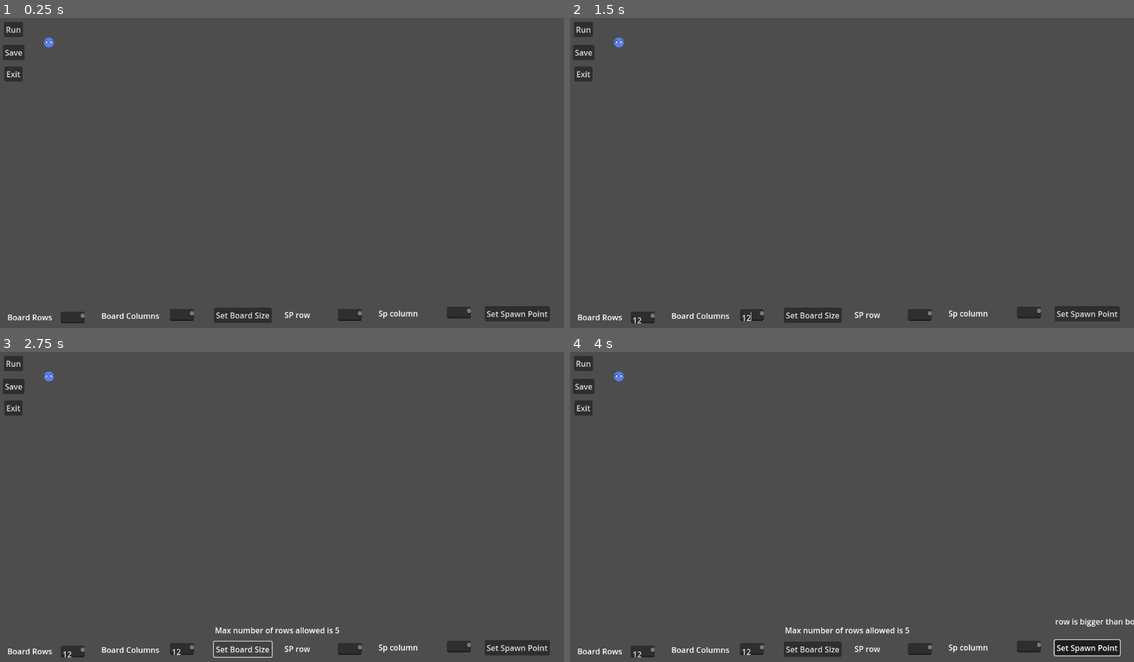
Above: before the commit, frames 1-4 (two rows, left to right).
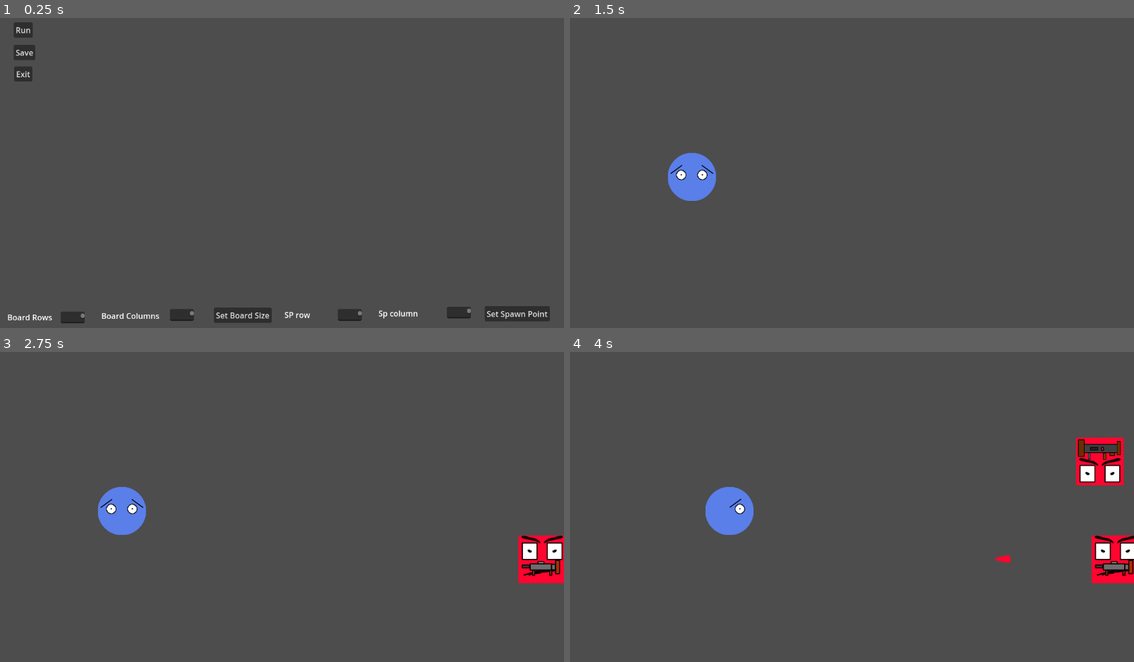
Above: after the commit, the same moments.

Repository: Killfreek/Rats
Game: Godot game, scene res://Levels/LevelMaker.tscn
The game is run twice, just before and just after one commit, with the same random seed, the same clock (stepped at 60 frames per second) and the same inputs. This scene is started directly instead of the project's main scene.
Inputs (mouse positions are in pixels of both pictures, inside the frame that each line leads up to):
- Up to frame 1 (0.25 s): no input
- Up to frame 2 (1.5 s): click (643, 318) at 0.52 s; type "12" at 0.6 s; click (750, 315) at 0.75 s; type "12" at 0.83 s; click "Run" at 1.25 s
- Up to frame 3 (2.75 s): click (242, 649) at 2 s, where only the run before the commit has a clickable "Set Board Size"
- Up to frame 4 (4 s): click (1088, 646) at 2.75 s, where only the run before the commit has a clickable "Set Spawn Point"; hold D (MoveRight) from 3.53 s (still down); hold Space (SpawnPlayer) from 3.53 s (still down)

The runs differ from the first frame. In frame 1, 0.6% of the frame differs, in the area x 0-10%, y 1-21%; in frame 2, 3.4%; in frame 3, 4.6%; in frame 4, 6.3%, in the area x 0-100%, y 1-99%.

Commit message:
can now click run on level maker and will show scene wconfigured board

Diff:
--- a/GUIScripts/LevelEditorMenu.gd
+++ b/GUIScripts/LevelEditorMenu.gd
@@ -1,12 +1,12 @@
 extends Node
 
-@export var levelCreator : Node;
+@export var levelAssembler : Node;
 
 func _on_exit_btn_pressed():
 	get_tree().change_scene_to_file("res://Levels/StartMenu.tscn");
 
 func _on_run_btn_pressed():
-	pass # Replace with function body.
+	levelAssembler.RunLevel();
 
 func _on_save_btn_pressed():
 	pass # Replace with function body.
@@ -34,7 +34,7 @@
 		errorLabelNode.text = "Max number of columns allowed is 12";
 		return;
 
-	levelCreator.createBoard(rows,columns);
+	levelAssembler.createBoard(rows,columns);
 
 
 func _on_place_spawn_point_btn_pressed():
@@ -47,6 +47,6 @@
 	var rowSPPoint = rowSPPointNode.text.to_int() - 1;
 	var columnSPPoint = colSPPointNode.text.to_int() - 1;
 
-	var result = levelCreator.setSpawnPoint(rowSPPoint, columnSPPoint);
+	var result = levelAssembler.setSpawnPoint(rowSPPoint, columnSPPoint);
 	if 	!result[0]:
 		errorLabelNode.text = result[1];
--- /dev/null
+++ b/Levels/LevelCreatorTester.tscn
@@ -0,0 +1,129 @@
+[gd_scene load_steps=22 format=3 uid="uid://d0qk0i5jnbcm0"]
+
+[ext_resource type="Script" path="res://Scripts/LevelCreator.gd" id="1_flix3"]
+[ext_resource type="Script" path="res://Player/PlayerSpawnController.gd" id="1_fsalg"]
+[ext_resource type="PackedScene" uid="uid://b2vihdt08h1js" path="res://Player/player.tscn" id="2_f8cuk"]
+[ext_resource type="PackedScene" uid="uid://vinji51364t8" path="res://Levels/InGameMenu.tscn" id="3_oadbb"]
+[ext_resource type="Texture2D" uid="uid://3acj24ecna82" path="res://Sprites/Background/GrassTials.png" id="4_kif0k"]
+[ext_resource type="Texture2D" uid="uid://bg4ep5mdydjkw" path="res://Sprites/Background/WallTexture1.png" id="5_0rbdn"]
+[ext_resource type="Texture2D" uid="uid://dud2b2uvxeree" path="res://Sprites/Background/WallTexture2.png" id="6_roouv"]
+[ext_resource type="Script" path="res://Levels/TileMapController.gd" id="7_tcc1d"]
+[ext_resource type="Script" path="res://EnemyBots/EnemySpawnController.gd" id="8_eda62"]
+[ext_resource type="PackedScene" uid="uid://cn6sy13cm2suv" path="res://EnemyBots/Npcs/EnemywithCatapult.tscn" id="9_ga7wq"]
+[ext_resource type="PackedScene" uid="uid://bi28dgfpt004" path="res://EnemyBots/Npcs/EnemywithGun.tscn" id="10_b66ai"]
+[ext_resource type="PackedScene" uid="uid://1ft0pw3n37f7" path="res://EnemyBots/Npcs/EnemywithRocket.tscn" id="11_4vyar"]
+
+[sub_resource type="RectangleShape2D" id="RectangleShape2D_ricxn"]
+size = Vector2(20, 513)
+
+[sub_resource type="TileMapPattern" id="TileMapPattern_vr46u"]
+tile_data = PackedInt32Array(0, 7, 0)
+
+[sub_resource type="TileMapPattern" id="TileMapPattern_ccwgg"]
+tile_data = PackedInt32Array(0, 65543, 0)
+
+[sub_resource type="TileMapPattern" id="TileMapPattern_m5412"]
+tile_data = PackedInt32Array(0, 7, 1)
+
+[sub_resource type="TileMapPattern" id="TileMapPattern_1vqw2"]
+tile_data = PackedInt32Array(0, 65543, 1)
+
+[sub_resource type="TileSetAtlasSource" id="TileSetAtlasSource_2fa46"]
+texture = ExtResource("4_kif0k")
+texture_region_size = Vector2i(100, 100)
+0:0/0 = 0
+1:0/0 = 0
+0:1/0 = 0
+1:1/0 = 0
+
+[sub_resource type="TileSetAtlasSource" id="TileSetAtlasSource_t7ncy"]
+texture = ExtResource("5_0rbdn")
+texture_region_size = Vector2i(100, 100)
+0:0/0 = 0
+1:0/0 = 0
+0:1/0 = 0
+1:1/0 = 0
+
+[sub_resource type="TileSetAtlasSource" id="TileSetAtlasSource_b2jmy"]
+texture = ExtResource("6_roouv")
+texture_region_size = Vector2i(100, 100)
+0:0/0 = 0
+1:0/0 = 0
+0:1/0 = 0
+1:1/0 = 0
+
+[sub_resource type="TileSet" id="TileSet_xq86r"]
+tile_size = Vector2i(100, 100)
+sources/7 = SubResource("TileSetAtlasSource_2fa46")
+sources/8 = SubResource("TileSetAtlasSource_t7ncy")
+sources/9 = SubResource("TileSetAtlasSource_b2jmy")
+pattern_0 = SubResource("TileMapPattern_vr46u")
+pattern_1 = SubResource("TileMapPattern_ccwgg")
+pattern_2 = SubResource("TileMapPattern_m5412")
+pattern_3 = SubResource("TileMapPattern_1vqw2")
+
+[node name="LevelCreatorTester" type="Node" node_paths=PackedStringArray("tileMap", "playerController", "enemyController")]
+script = ExtResource("1_flix3")
+tileMap = NodePath("TileMap")
+playerController = NodePath("PlayerController")
+enemyController = NodePath("EnemySpawnLocations")
+
+[node name="Camera2D" type="Camera2D" parent="."]
+position = Vector2(577, 249)
+
+[node name="DeleteZone" type="Area2D" parent="."]
+position = Vector2(-50, 0)
+
+[node name="CollisionShape2D" type="CollisionShape2D" parent="DeleteZone"]
+position = Vector2(0, 246.5)
+shape = SubResource("RectangleShape2D_ricxn")
+
+[node name="PlayerController" type="Node2D" parent="." node_paths=PackedStringArray("PlayerAreaTopLeftCorner", "PlayerAreaBottomRightCorner", "EnemySpawnController")]
+script = ExtResource("1_fsalg")
+player = ExtResource("2_f8cuk")
+playerSpawnLocation = Vector2(250, 250)
+PlayerAreaTopLeftCorner = NodePath("PlayerAreaTopLeft")
+PlayerAreaBottomRightCorner = NodePath("PlayerAreaBottomRight")
+EnemySpawnController = NodePath("../EnemySpawnLocations")
+
+[node name="PlayerAreaTopLeft" type="Node2D" parent="PlayerController"]
+
+[node name="PlayerAreaBottomRight" type="Node2D" parent="PlayerController"]
+position = Vector2(501, 501)
+
+[node name="InGameMenu" parent="." instance=ExtResource("3_oadbb")]
+top_level = true
+
+[node name="TileMap" type="TileMap" parent="."]
+tile_set = SubResource("TileSet_xq86r")
+format = 2
+layer_0/name = "Light"
+layer_1/name = "Dark"
+layer_1/tile_data = PackedInt32Array()
+script = ExtResource("7_tcc1d")
+
+[node name="EnemySpawnLocations" type="Node2D" parent="." node_paths=PackedStringArray("spawnLocations", "tileMap")]
+position = Vector2(1150, 49)
+script = ExtResource("8_eda62")
+spawnLocations = [NodePath("EnemySpawnLocation1"), NodePath("EnemySpawnLocation2"), NodePath("EnemySpwanLocation3"), NodePath("EnemySpwanLocation4"), NodePath("EnemySpwanLocation5")]
+enemyScene = Array[PackedScene]([ExtResource("9_ga7wq"), ExtResource("10_b66ai"), ExtResource("11_4vyar")])
+tileMap = NodePath("../TileMap")
+
+[node name="EnemySpawnLocation1" type="Node2D" parent="EnemySpawnLocations"]
+
+[node name="EnemySpawnLocation2" type="Node2D" parent="EnemySpawnLocations"]
+position = Vector2(0, 100)
+
+[node name="EnemySpwanLocation3" type="Node2D" parent="EnemySpawnLocations"]
+position = Vector2(0, 200)
+
+[node name="EnemySpwanLocation4" type="Node2D" parent="EnemySpawnLocations"]
+position = Vector2(0, 300)
+
+[node name="EnemySpwanLocation5" type="Node2D" parent="EnemySpawnLocations"]
+position = Vector2(0, 400)
+
+[node name="EnemySpawnTimer" type="Timer" parent="EnemySpawnLocations"]
+autostart = true
+
+[connection signal="timeout" from="EnemySpawnLocations/EnemySpawnTimer" to="EnemySpawnLocations" method="_on_enemy_spawn_timer_timeout"]
--- a/Levels/LevelMaker.tscn
+++ b/Levels/LevelMaker.tscn
@@ -1,7 +1,7 @@
 [gd_scene load_steps=19 format=3 uid="uid://dmy7tcnpc5h32"]
 
 [ext_resource type="PackedScene" uid="uid://3vctrcckf8dt" path="res://Levels/UI/LevelEditorUI.tscn" id="1_ff7r6"]
-[ext_resource type="Script" path="res://Scripts/LevelCreator.gd" id="2_k1qtf"]
+[ext_resource type="Script" path="res://Scripts/LevelAssembler.gd" id="2_k1qtf"]
 [ext_resource type="Texture2D" uid="uid://3acj24ecna82" path="res://Sprites/Background/GrassTials.png" id="3_81qwc"]
 [ext_resource type="Texture2D" uid="uid://bg4ep5mdydjkw" path="res://Sprites/Background/WallTexture1.png" id="4_dgbl2"]
 [ext_resource type="Texture2D" uid="uid://dud2b2uvxeree" path="res://Sprites/Background/WallTexture2.png" id="5_26oh1"]
@@ -93,17 +93,17 @@
 
 [node name="LevelMaker" type="Node2D"]
 
-[node name="LevelEditorUI" parent="." node_paths=PackedStringArray("levelCreator") instance=ExtResource("1_ff7r6")]
+[node name="LevelEditorUI" parent="." node_paths=PackedStringArray("levelAssembler") instance=ExtResource("1_ff7r6")]
 top_level = true
-levelCreator = NodePath("../LevelCreator")
+levelAssembler = NodePath("../LevelAssembler")
 
-[node name="LevelCreator" type="Node2D" parent="." node_paths=PackedStringArray("tileMap", "SpawnPointIndicator")]
+[node name="LevelAssembler" type="Node2D" parent="." node_paths=PackedStringArray("tileMap", "SpawnPointIndicator")]
 script = ExtResource("2_k1qtf")
 tileMap = NodePath("TileMap")
 SpawnPointIndicator = NodePath("TileMap/AnimatedSprite2D")
 tileWidth = 100
 
-[node name="TileMap" type="TileMap" parent="LevelCreator"]
+[node name="TileMap" type="TileMap" parent="LevelAssembler"]
 position = Vector2(100, 50)
 tile_set = SubResource("TileSet_f0nmp")
 format = 2
@@ -111,7 +111,8 @@
 layer_1/name = "Dark"
 layer_1/tile_data = PackedInt32Array()
 
-[node name="AnimatedSprite2D" type="AnimatedSprite2D" parent="LevelCreator/TileMap"]
+[node name="AnimatedSprite2D" type="AnimatedSprite2D" parent="LevelAssembler/TileMap"]
+visible = false
 scale = Vector2(0.1, 0.1)
 sprite_frames = SubResource("SpriteFrames_w41nn")
 animation = &"Idle"
--- a/Levels/UI/LevelEditorUI.tscn
+++ b/Levels/UI/LevelEditorUI.tscn
@@ -13,25 +13,25 @@
 
 [node name="ExitBtn" type="Button" parent="."]
 layout_mode = 0
-offset_left = 9.0
+offset_left = 29.0
 offset_top = 99.0
-offset_right = 46.0
+offset_right = 66.0
 offset_bottom = 130.0
 text = "Exit"
 
 [node name="RunBtn" type="Button" parent="."]
 layout_mode = 0
-offset_left = 8.0
-offset_top = 8.0
-offset_right = 47.0
-offset_bottom = 39.0
+offset_left = 28.0
+offset_top = 9.0
+offset_right = 67.0
+offset_bottom = 40.0
 text = "Run"
 
 [node name="SaveBtn" type="Button" parent="."]
 layout_mode = 0
-offset_left = 6.0
+offset_left = 28.0
 offset_top = 55.0
-offset_right = 50.0
+offset_right = 72.0
 offset_bottom = 86.0
 text = "Save
 "
@@ -85,12 +85,12 @@
 offset_right = 504.0
 offset_bottom = 580.0
 
-[node name="SetSpwanPoint" type="Control" parent="."]
+[node name="SetSpawnPoint" type="Control" parent="."]
 anchors_preset = 0
 offset_right = 40.0
 offset_bottom = 40.0
 
-[node name="PlaceSpawnPointBtn" type="Button" parent="SetSpwanPoint"]
+[node name="PlaceSpawnPointBtn" type="Button" parent="SetSpawnPoint"]
 layout_mode = 0
 offset_left = 990.0
 offset_top = 589.0
@@ -99,14 +99,14 @@
 text = "Set Spawn Point
 "
 
-[node name="PlaceSpawnPointRowsLbl" type="Label" parent="SetSpwanPoint"]
+[node name="PlaceSpawnPointRowsLbl" type="Label" parent="SetSpawnPoint"]
 offset_left = 581.0
 offset_top = 595.0
 offset_right = 673.0
 offset_bottom = 618.0
 text = "SP row"
 
-[node name="PlaceSpawnPointColumnsLbl" type="Label" parent="SetSpwanPoint"]
+[node name="PlaceSpawnPointColumnsLbl" type="Label" parent="SetSpawnPoint"]
 offset_left = 773.0
 offset_top = 592.0
 offset_right = 892.0
@@ -114,19 +114,19 @@
 text = "Sp column
 "
 
-[node name="PlaceSpawnPointRowsTxt" type="TextEdit" parent="SetSpwanPoint"]
+[node name="PlaceSpawnPointRowsTxt" type="TextEdit" parent="SetSpawnPoint"]
 offset_left = 690.0
 offset_top = 595.0
 offset_right = 739.0
 offset_bottom = 619.0
 
-[node name="PlaceSpawnPointColumnsTxt" type="TextEdit" parent="SetSpwanPoint"]
+[node name="PlaceSpawnPointColumnsTxt" type="TextEdit" parent="SetSpawnPoint"]
 offset_left = 913.0
 offset_top = 590.0
 offset_right = 962.0
 offset_bottom = 614.0
 
-[node name="PlaceSpawnPointLbl" type="Label" parent="SetSpwanPoint"]
+[node name="PlaceSpawnPointLbl" type="Label" parent="SetSpawnPoint"]
 offset_left = 991.0
 offset_top = 539.0
 offset_right = 1056.0
@@ -136,4 +136,4 @@
 [connection signal="pressed" from="RunBtn" to="." method="_on_run_btn_pressed"]
 [connection signal="pressed" from="SaveBtn" to="." method="_on_save_btn_pressed"]
 [connection signal="pressed" from="BoardGameDimensions/SetBoardSizeBtn" to="." method="_on_set_board_size_btn_pressed"]
-[connection signal="pressed" from="SetSpwanPoint/PlaceSpawnPointBtn" to="." method="_on_place_spawn_point_btn_pressed"]
+[connection signal="pressed" from="SetSpawnPoint/PlaceSpawnPointBtn" to="." method="_on_place_spawn_point_btn_pressed"]
--- /dev/null
+++ b/Scripts/LevelAssembler.gd
@@ -0,0 +1,36 @@
+extends Node
+
+@export var tileMap : TileMap
+@export var SpawnPointIndicator : Node;
+@export var tileWidth : int
+
+var boardRowSize : int;
+var boardColumnSize : int;
+
+func createBoard(rows, columns):
+	tileMap.clear();
+	SpawnPointIndicator.visible = false;
+
+	var pattern = tileMap.tile_set.get_pattern(1);
+	for row in range(rows):
+		for col in range(columns):
+			tileMap.set_pattern(0, tileMap.local_to_map(Vector2(col * tileWidth, row * tileWidth)), pattern);
+	boardRowSize = rows;
+	boardColumnSize = columns;
+
+func setSpawnPoint(row, column):
+	if row > boardRowSize - 1 || boardRowSize == 0:
+		return [false, "row is bigger than board size"]
+
+	if column > boardColumnSize - 1 || boardColumnSize == 0:
+		return [false, "col is bigger than board size"]
+
+	SpawnPointIndicator.position = tileMap.map_to_local(Vector2(column, row));
+	SpawnPointIndicator.visible = true;
+	return [true, ""]
+
+func RunLevel():
+	CustomLevelVars.BoardRowLength = boardRowSize;
+	CustomLevelVars.BoardCoumnLength = boardColumnSize;
+
+	get_tree().change_scene_to_file("res://Levels/LevelCreatorTester.tscn");
--- a/Scripts/LevelCreator.gd
+++ b/Scripts/LevelCreator.gd
@@ -1,30 +1,16 @@
 extends Node
 
 @export var tileMap : TileMap
-@export var SpawnPointIndicator : Node;
-@export var tileWidth : int
+@export var playerController : Node2D
+@export var enemyController : Node2D
 
-var boardRowSize : int;
-var boardColumnSize : int;
+func _ready():
+	setUpBoard(CustomLevelVars.BoardRowLength, CustomLevelVars.BoardCoumnLength);
 
-func createBoard(rows, columns):
+func setUpBoard(rows, columns):
 	tileMap.clear();
-	SpawnPointIndicator.visible = false;
 
 	var pattern = tileMap.tile_set.get_pattern(1);
 	for row in range(rows):
 		for col in range(columns):
-			tileMap.set_pattern(0, tileMap.local_to_map(Vector2(col * tileWidth, row * tileWidth)), pattern);
-	boardRowSize = rows;
-	boardColumnSize = columns;
-
-func setSpawnPoint(row, column):
-	if row > boardRowSize - 1 || boardRowSize == 0:
-		return [false, "row is bigger than board size"]
-
-	if column > boardColumnSize - 1 || boardColumnSize == 0:
-		return [false, "col is bigger than board size"]
-
-	SpawnPointIndicator.position = tileMap.map_to_local(Vector2(column, row));
-	SpawnPointIndicator.visible = true;
-	return [true, ""]
+			tileMap.set_pattern(0, tileMap.local_to_map(Vector2(col * 100, row * 100)), pattern);
--- /dev/null
+++ b/Scripts/Singelton.gd
@@ -0,0 +1,4 @@
+extends Node
+
+var BoardRowLength : int;
+var BoardCoumnLength : int;
--- a/project.godot
+++ b/project.godot
@@ -14,6 +14,10 @@
 run/main_scene="res://Levels/main.tscn"
 config/features=PackedStringArray("4.2", "Forward Plus")
 config/icon="res://icon.svg"
+
+[autoload]
+
+CustomLevelVars="*res://Scripts/Singelton.gd"
 
 [input]
 
